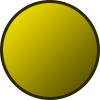
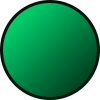
The second 100×100 image is a revision of the first. Changes to its layers:
showed "Green", painted on it over [0,0,100,100]
hid "Yellow", painted on it over [0,0,100,100]
